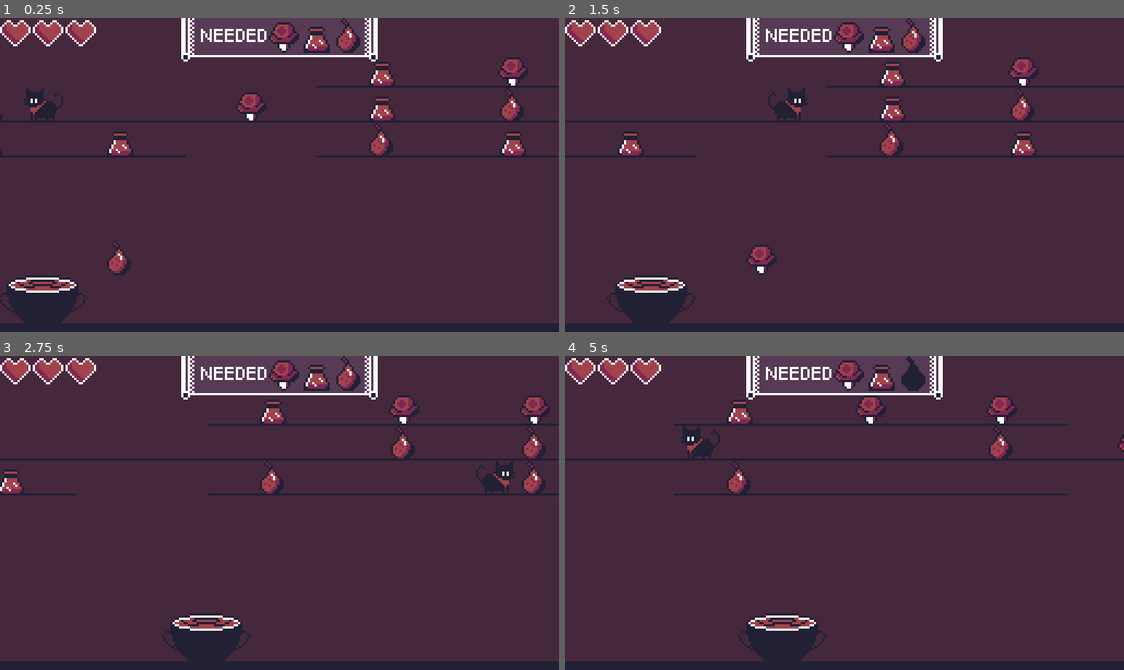
Above: before the commit, frames 1-4 (two rows, left to right).
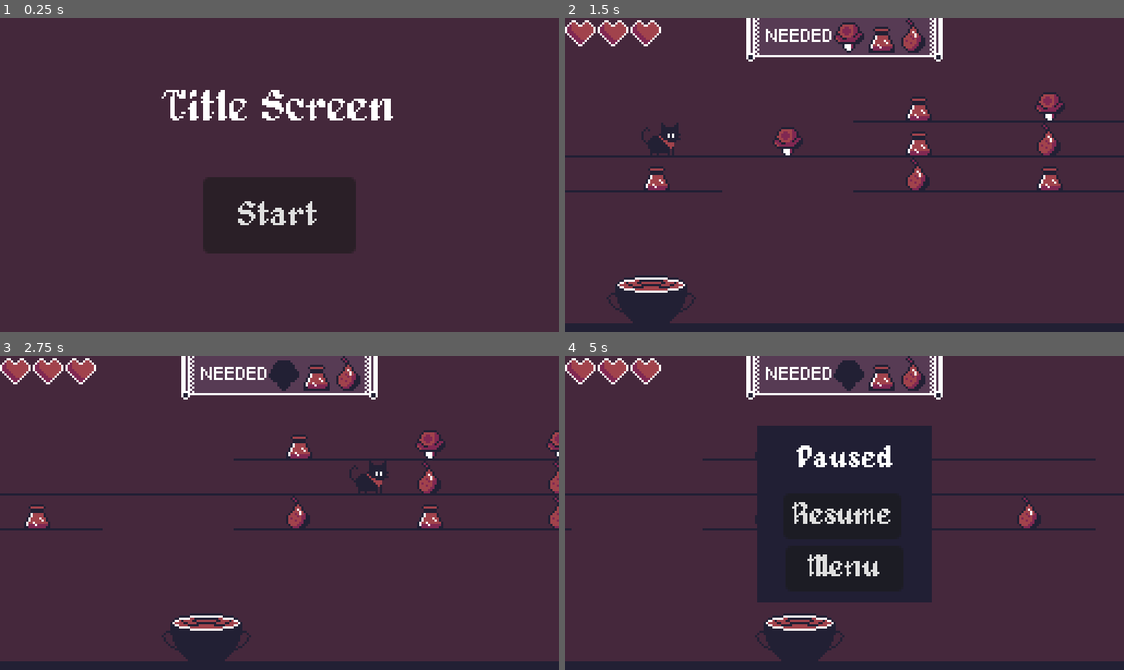
Above: after the commit, the same moments.

Repository: Bazooh/BlackCatJam
Game: Godot game, scene res://ui/menu.tscn
Two runs of this game, one before a commit and one after it. Both use one fixed random seed, a clock stepped at 60 frames per second and the inputs below. Before the commit the project starts from res://level/level.tscn.
Inputs (mouse positions are in pixels of both pictures, inside the frame that each line leads up to):
- Up to frame 1 (0.25 s): no input
- Up to frame 2 (1.5 s): click (844, 215) at 0.5 s, where only the run after the commit has a clickable "Start"; hold Right (right) from 1.28 s (still down)
- Up to frame 3 (2.75 s): release Right (right) at 2.03 s; hold S (down) from 2.03 s (still down)
- Up to frame 4 (5 s): release S (down) at 2.78 s; hold Right (right) 2.78-3.53 s; hold W (up) 3.53-4.28 s; hold A (left) from 4.28 s (still down); tap Escape (pause, bound only after the commit) at 4.9 s

The runs differ from the first frame. In frame 1, 22% of the frame differs, in the area x 0-100%, y 0-100%; in frame 2, 6.8%; in frame 3, 6.7%; in frame 4, 22%, in the area x 0-100%, y 0-98%.

Commit message:
Temp lose/menu/pause

Diff:
--- a/entities/cat.gd
+++ b/entities/cat.gd
@@ -1,8 +1,8 @@
 class_name Cat extends Area2D
 
+signal no_platform
 
 const PLATFORM_MARGIN = 16
-
 
 var moving: bool = true
 @export var speed: float = 50
@@ -64,5 +64,5 @@
 
 		await get_tree().create_timer(2 * delta).timeout
 		if not has_platform_below():
-			print("Game Over")
+			no_platform.emit()
 			queue_free()
--- a/entities/witch.gd
+++ b/entities/witch.gd
@@ -2,6 +2,7 @@
 
 signal on_recipe_update(recipe, collected)
 signal on_lives_update(lives)
+signal on_game_over()
 
 @export var speed : float = 100
 @export var max_lives := 3
@@ -65,3 +66,11 @@
 func lose_life():
 	lives -= 1
 	on_lives_update.emit(lives)
+	if lives <= 0:
+		game_over()
+
+func game_over():
+	on_game_over.emit()
+
+func _on_cat_no_platform() -> void:
+	game_over()
--- a/level/level.tscn
+++ b/level/level.tscn
@@ -6,8 +6,10 @@
 [ext_resource type="Script" path="res://level/level_generator.gd" id="4_dyxyi"]
 [ext_resource type="PackedScene" uid="uid://7vqh7xmpflq7" path="res://ui/recipe.tscn" id="5_pieq3"]
 [ext_resource type="PackedScene" uid="uid://0bxbcjlv0e2t" path="res://ui/lives.tscn" id="6_4f633"]
+[ext_resource type="PackedScene" uid="uid://clggs6ymegb8h" path="res://ui/game_over.tscn" id="7_nc0dy"]
+[ext_resource type="PackedScene" uid="uid://dc5nk4o0sndt5" path="res://ui/pause.tscn" id="8_xqhhv"]
 
-[node name="Node2D" type="Node2D"]
+[node name="Game" type="Node2D"]
 
 [node name="BG" type="Sprite2D" parent="."]
 z_index = -5
@@ -15,7 +17,7 @@
 centered = false
 
 [node name="Cat" parent="." instance=ExtResource("2_xf2dh")]
-position = Vector2(42, 40)
+position = Vector2(42, 56)
 speed = 100.0
 
 [node name="Witch" parent="." instance=ExtResource("2_b1rdj")]
@@ -24,6 +26,7 @@
 [node name="Platforms" type="Node2D" parent="."]
 script = ExtResource("4_dyxyi")
 platform_density = 0.6
+grid_y_offset = 48
 
 [node name="UI" type="Control" parent="."]
 layout_mode = 3
@@ -36,6 +39,19 @@
 
 [node name="Lives" parent="UI" instance=ExtResource("6_4f633")]
 layout_mode = 0
+offset_left = 0.0
+offset_top = 0.0
+offset_right = 54.0
+offset_bottom = 14.0
 
+[node name="GameOver" parent="UI" instance=ExtResource("7_nc0dy")]
+visible = false
+layout_mode = 1
+
+[node name="Pause" parent="UI" instance=ExtResource("8_xqhhv")]
+layout_mode = 1
+
+[connection signal="no_platform" from="Cat" to="Witch" method="_on_cat_no_platform"]
+[connection signal="on_game_over" from="Witch" to="UI/GameOver" method="_on_witch_on_game_over"]
 [connection signal="on_lives_update" from="Witch" to="UI/Lives" method="_on_witch_on_lives_update"]
 [connection signal="on_recipe_update" from="Witch" to="UI/Recipe" method="_on_witch_on_recipe_update"]
--- a/project.godot
+++ b/project.godot
@@ -11,7 +11,7 @@
 [application]
 
 config/name="BlackCatJam"
-run/main_scene="res://level/level.tscn"
+run/main_scene="res://ui/menu.tscn"
 config/features=PackedStringArray("4.2", "GL Compatibility")
 config/icon="res://icon.svg"
 
@@ -51,6 +51,12 @@
 , Object(InputEventKey,"resource_local_to_scene":false,"resource_name":"","device":-1,"window_id":0,"alt_pressed":false,"shift_pressed":false,"ctrl_pressed":false,"meta_pressed":false,"pressed":false,"keycode":0,"physical_keycode":4194325,"key_label":0,"unicode":0,"echo":false,"script":null)
 ]
 }
+pause={
+"deadzone": 0.5,
+"events": [Object(InputEventKey,"resource_local_to_scene":false,"resource_name":"","device":-1,"window_id":0,"alt_pressed":false,"shift_pressed":false,"ctrl_pressed":false,"meta_pressed":false,"pressed":false,"keycode":0,"physical_keycode":4194305,"key_label":0,"unicode":0,"echo":false,"script":null)
+, Object(InputEventKey,"resource_local_to_scene":false,"resource_name":"","device":-1,"window_id":0,"alt_pressed":false,"shift_pressed":false,"ctrl_pressed":false,"meta_pressed":false,"pressed":false,"keycode":0,"physical_keycode":4194309,"key_label":0,"unicode":0,"echo":false,"script":null)
+]
+}
 
 [rendering]
 
--- /dev/null
+++ b/ui/game_over.gd
@@ -0,0 +1,22 @@
+extends TextureRect
+
+func open_game_over_screen():
+	show()
+	get_tree().paused = true
+
+func restart():
+	get_tree().paused = false
+	get_tree().reload_current_scene()
+
+func return_to_menu():
+	get_tree().paused = false
+	get_tree().change_scene_to_file("res://ui/menu.tscn")
+
+func _on_restart_pressed() -> void:
+	restart()
+
+func _on_menu_pressed() -> void:
+	return_to_menu()
+
+func _on_witch_on_game_over() -> void:
+	open_game_over_screen()
--- /dev/null
+++ b/ui/game_over.tscn
@@ -0,0 +1,53 @@
+[gd_scene load_steps=5 format=3 uid="uid://clggs6ymegb8h"]
+
+[ext_resource type="Script" path="res://ui/game_over.gd" id="1_g6vib"]
+[ext_resource type="FontFile" uid="uid://c44bcpdqjyvor" path="res://ui/alagard.ttf" id="2_dwwyd"]
+
+[sub_resource type="Gradient" id="Gradient_4esr0"]
+offsets = PackedFloat32Array(1)
+colors = PackedColorArray(0.133333, 0.12549, 0.203922, 1)
+
+[sub_resource type="GradientTexture1D" id="GradientTexture1D_g35k6"]
+gradient = SubResource("Gradient_4esr0")
+width = 1
+
+[node name="GameOver" type="TextureRect"]
+process_mode = 3
+anchors_preset = 15
+anchor_right = 1.0
+anchor_bottom = 1.0
+grow_horizontal = 2
+grow_vertical = 2
+texture = SubResource("GradientTexture1D_g35k6")
+script = ExtResource("1_g6vib")
+
+[node name="Label" type="Label" parent="."]
+layout_mode = 0
+offset_left = 66.0
+offset_top = 25.0
+offset_right = 183.0
+offset_bottom = 47.0
+theme_override_fonts/font = ExtResource("2_dwwyd")
+theme_override_font_sizes/font_size = 22
+text = "GAME OVER"
+
+[node name="Restart" type="Button" parent="."]
+layout_mode = 0
+offset_left = 92.0
+offset_top = 64.0
+offset_right = 158.0
+offset_bottom = 95.0
+theme_override_fonts/font = ExtResource("2_dwwyd")
+text = "Retry"
+
+[node name="Menu" type="Button" parent="."]
+layout_mode = 0
+offset_left = 92.0
+offset_top = 102.0
+offset_right = 158.0
+offset_bottom = 133.0
+theme_override_fonts/font = ExtResource("2_dwwyd")
+text = "Menu"
+
+[connection signal="pressed" from="Restart" to="." method="_on_restart_pressed"]
+[connection signal="pressed" from="Menu" to="." method="_on_menu_pressed"]
--- /dev/null
+++ b/ui/menu.gd
@@ -0,0 +1,10 @@
+extends Control
+
+const LEVEL = preload("res://level/level.tscn")
+
+func start():
+	get_tree().change_scene_to_packed(LEVEL)
+
+
+func _on_button_pressed() -> void:
+	start()
--- /dev/null
+++ b/ui/menu.tscn
@@ -0,0 +1,59 @@
+[gd_scene load_steps=5 format=3 uid="uid://dh7ervofhoxy6"]
+
+[ext_resource type="Script" path="res://ui/menu.gd" id="1_gj4qp"]
+[ext_resource type="FontFile" uid="uid://c44bcpdqjyvor" path="res://ui/alagard.ttf" id="2_38wgt"]
+
+[sub_resource type="Gradient" id="Gradient_qk3cb"]
+offsets = PackedFloat32Array(0)
+colors = PackedColorArray(0.270588, 0.156863, 0.235294, 1)
+
+[sub_resource type="GradientTexture2D" id="GradientTexture2D_l8xe2"]
+gradient = SubResource("Gradient_qk3cb")
+
+[node name="Menu" type="Control"]
+layout_mode = 3
+anchors_preset = 15
+anchor_right = 1.0
+anchor_bottom = 1.0
+grow_horizontal = 2
+grow_vertical = 2
+script = ExtResource("1_gj4qp")
+
+[node name="TextureRect" type="TextureRect" parent="."]
+layout_mode = 1
+anchors_preset = 15
+anchor_right = 1.0
+anchor_bottom = 1.0
+grow_horizontal = 2
+grow_vertical = 2
+texture = SubResource("GradientTexture2D_l8xe2")
+
+[node name="Label" type="Label" parent="TextureRect"]
+layout_mode = 0
+offset_left = 74.0
+offset_top = 30.0
+offset_right = 181.0
+offset_bottom = 53.0
+theme_override_fonts/font = ExtResource("2_38wgt")
+theme_override_font_sizes/font_size = 19
+text = "Title Screen"
+horizontal_alignment = 1
+vertical_alignment = 1
+
+[node name="Button" type="Button" parent="TextureRect"]
+layout_mode = 1
+anchors_preset = 8
+anchor_left = 0.5
+anchor_top = 0.5
+anchor_right = 0.5
+anchor_bottom = 0.5
+offset_left = -35.0
+offset_top = 1.0
+offset_right = 35.0
+offset_bottom = 36.0
+grow_horizontal = 2
+grow_vertical = 2
+theme_override_fonts/font = ExtResource("2_38wgt")
+text = "Start"
+
+[connection signal="pressed" from="TextureRect/Button" to="." method="_on_button_pressed"]
--- /dev/null
+++ b/ui/pause.gd
@@ -0,0 +1,26 @@
+extends TextureRect
+
+var paused := false
+
+func _input(event: InputEvent):
+	if Input.is_action_just_pressed("pause"):
+		toggle_pause()
+
+func toggle_pause():
+	if not paused and get_tree().paused:
+		return
+
+	paused = !paused
+	get_tree().paused = paused
+	visible = paused
+
+func return_to_menu():
+	get_tree().paused = false
+	get_tree().change_scene_to_file("res://ui/menu.tscn")
+
+
+func _on_resume_pressed() -> void:
+	toggle_pause()
+
+func _on_menu_pressed() -> void:
+	return_to_menu()
--- /dev/null
+++ b/ui/pause.tscn
@@ -0,0 +1,85 @@
+[gd_scene load_steps=5 format=3 uid="uid://dc5nk4o0sndt5"]
+
+[ext_resource type="FontFile" uid="uid://c44bcpdqjyvor" path="res://ui/alagard.ttf" id="1_q23li"]
+[ext_resource type="Script" path="res://ui/pause.gd" id="1_x07dv"]
+
+[sub_resource type="Gradient" id="Gradient_4esr0"]
+offsets = PackedFloat32Array(1)
+colors = PackedColorArray(0.133333, 0.12549, 0.203922, 1)
+
+[sub_resource type="GradientTexture1D" id="GradientTexture1D_g35k6"]
+gradient = SubResource("Gradient_4esr0")
+width = 1
+
+[node name="Pause" type="TextureRect"]
+process_mode = 3
+visible = false
+anchors_preset = 8
+anchor_left = 0.5
+anchor_top = 0.5
+anchor_right = 0.5
+anchor_bottom = 0.5
+offset_left = -40.0
+offset_top = -40.5
+offset_right = 40.0
+offset_bottom = 40.5
+grow_horizontal = 2
+grow_vertical = 2
+texture = SubResource("GradientTexture1D_g35k6")
+script = ExtResource("1_x07dv")
+
+[node name="Label" type="Label" parent="."]
+layout_mode = 1
+anchors_preset = 8
+anchor_left = 0.5
+anchor_top = 0.5
+anchor_right = 0.5
+anchor_bottom = 0.5
+offset_left = -44.0
+offset_top = -33.0
+offset_right = 45.0
+offset_bottom = -11.0
+grow_horizontal = 2
+grow_vertical = 2
+theme_override_fonts/font = ExtResource("1_q23li")
+theme_override_font_sizes/font_size = 14
+text = "Paused"
+horizontal_alignment = 1
+
+[node name="Resume" type="Button" parent="."]
+layout_mode = 1
+anchors_preset = 8
+anchor_left = 0.5
+anchor_top = 0.5
+anchor_right = 0.5
+anchor_bottom = 0.5
+offset_left = -28.0
+offset_top = -10.0
+offset_right = 26.0
+offset_bottom = 11.0
+grow_horizontal = 2
+grow_vertical = 2
+theme_override_fonts/font = ExtResource("1_q23li")
+theme_override_font_sizes/font_size = 13
+text = "Resume"
+
+[node name="Menu" type="Button" parent="."]
+layout_mode = 1
+anchors_preset = 8
+anchor_left = 0.5
+anchor_top = 0.5
+anchor_right = 0.5
+anchor_bottom = 0.5
+offset_left = -27.0
+offset_top = 14.0
+offset_right = 27.0
+offset_bottom = 35.0
+grow_horizontal = 2
+grow_vertical = 2
+theme_override_fonts/font = ExtResource("1_q23li")
+theme_override_font_sizes/font_size = 13
+text = "Menu
+"
+
+[connection signal="pressed" from="Resume" to="." method="_on_resume_pressed"]
+[connection signal="pressed" from="Menu" to="." method="_on_menu_pressed"]
Not shown: 1 places in level/level.tscn that only renumber resources
Binary file added: ui/alagard.ttf
Not shown, added: ui/alagard.ttf.import
